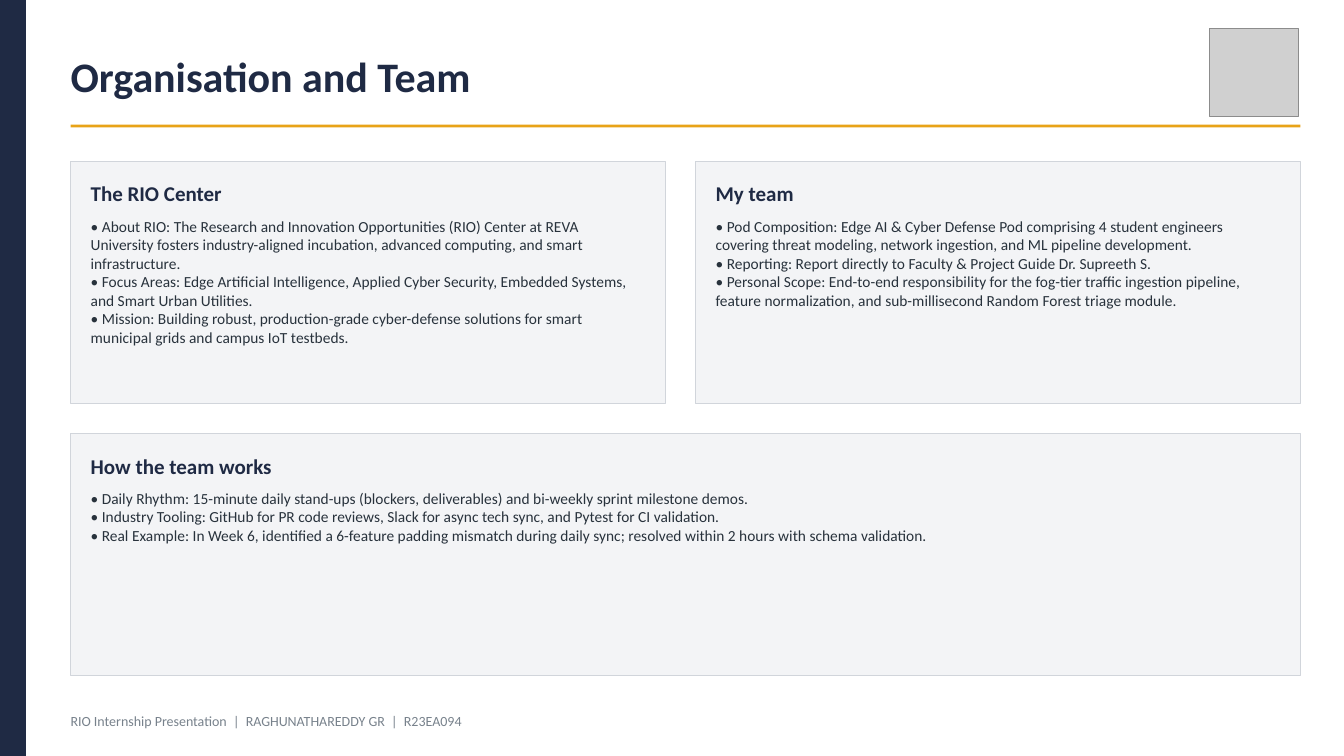
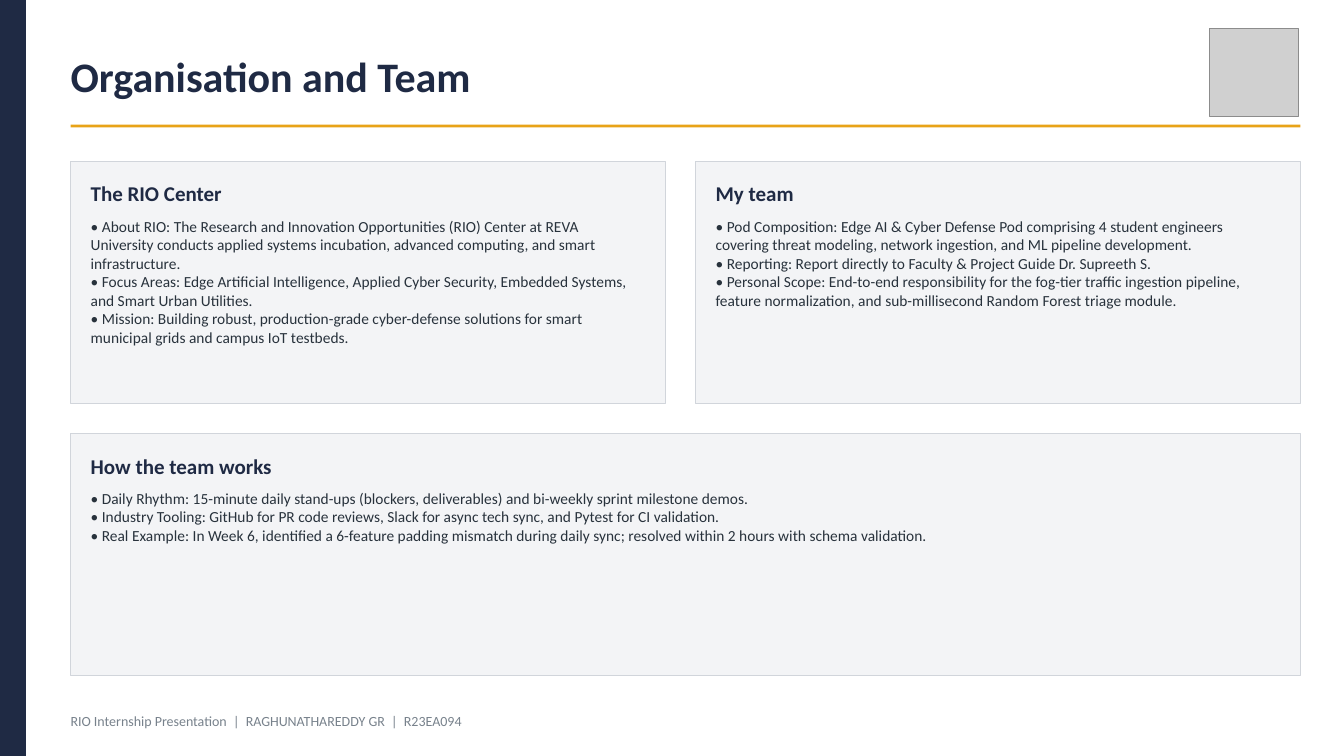
Before and after one commit to Raghunath2604/RIO_PROJECT-SMART_CITY-, a slide deck: slide 2 of docs/RIO_Internship_Presentation_R23EA094.pptx. Drawn at 1344x756 pixels with LibreOffice and Linux fonts; fonts in the diff are those of the drawing; grey boxes stand for pictures. Boxes give left, top, right and bottom in pixels: in the first picture for what was removed or moved away, otherwise in the second. Text is boxed around its words. In the diff, an @@ line names an element or a change of style, - is before the commit and + after.

```diff
--- a/docs/RIO_Internship_Presentation_R23EA094.pptx
+++ b/docs/RIO_Internship_Presentation_R23EA094.pptx
@@ text at [91,221,595,269]: text changed @@
-• About RIO: The Research and Innovation Opportunities (RIO) Center at REVA University fosters industry-aligned incubation, advanced computing, and smart infrastructure.
+• About RIO: The Research and Innovation Opportunities (RIO) Center at REVA University conducts applied systems incubation, advanced computing, and smart infrastructure.
```
Also in this commit, not shown: 9 other files.
